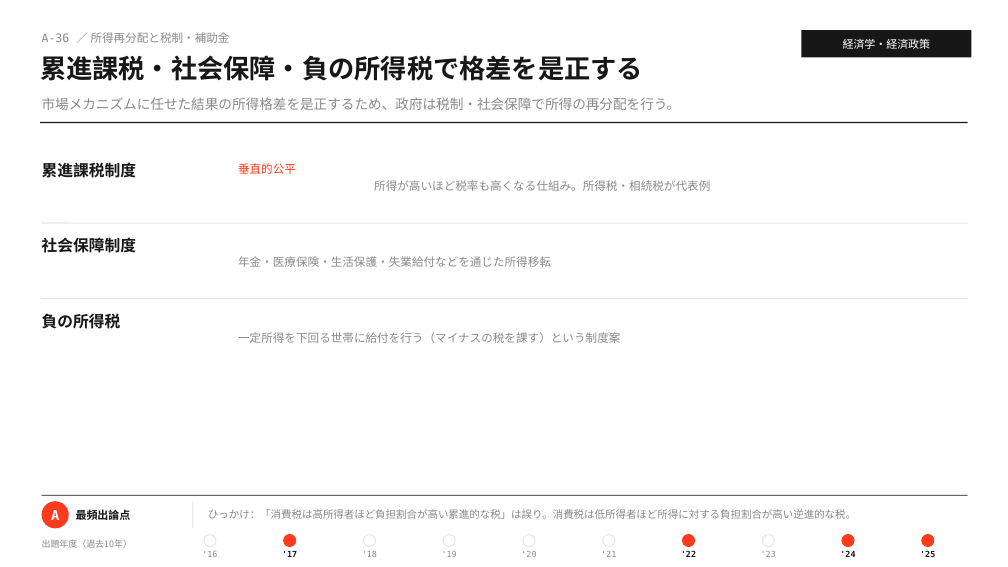
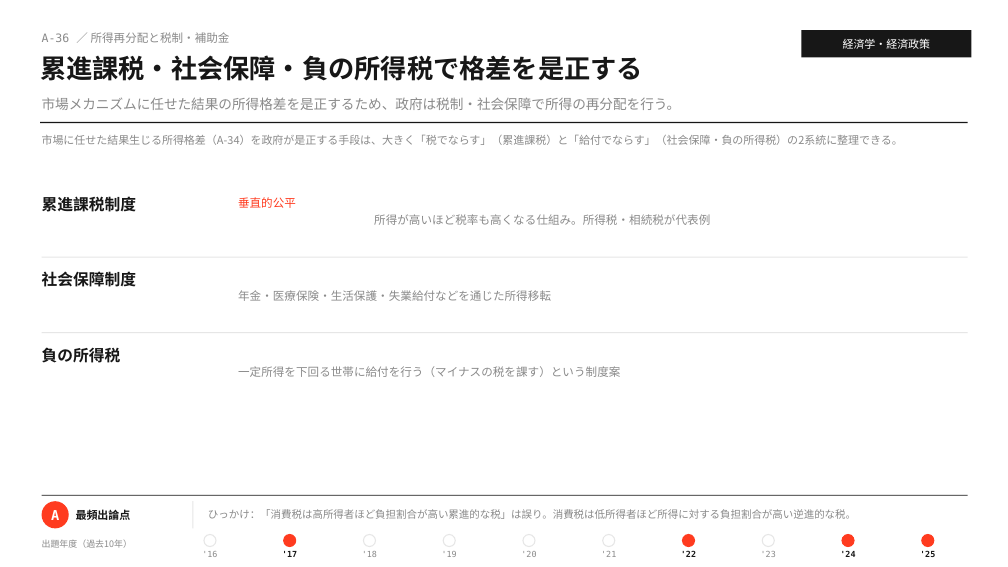
Before and after one commit to MasatoshiSano/SMEC, a slide deck: slide 53 of slides/1st_stage/A_economics.pptx. Drawn at 1008x567 pixels with LibreOffice and Linux fonts; fonts in the diff are those of the drawing. Boxes give left, top, right and bottom in pixels: in the first picture for what was removed or moved away, otherwise in the second. Text is boxed around its words. In the diff, an @@ line names an element or a change of style, - is before the commit and + after.

```diff
--- a/slides/1st_stage/A_economics.pptx
+++ b/slides/1st_stage/A_economics.pptx
@@ text added at [42,135,903,145], 10.5 pt, text #8A8A8A @@
+市場に任せた結果生じる所得格差（A-34）を政府が是正する手段は、大きく「税でならす」（累進課税）と「給付でならす」（社会保障・負の所得税）の2系統に整理できる。
@@ 7 texts, 2 lines: place and size @@
-7 texts, 2 lines at [42,160,968,343]
+7 texts, 2 lines at [42,194,968,377]
```
Also in this commit, not shown: 11 other slides changed, 2 other files.
